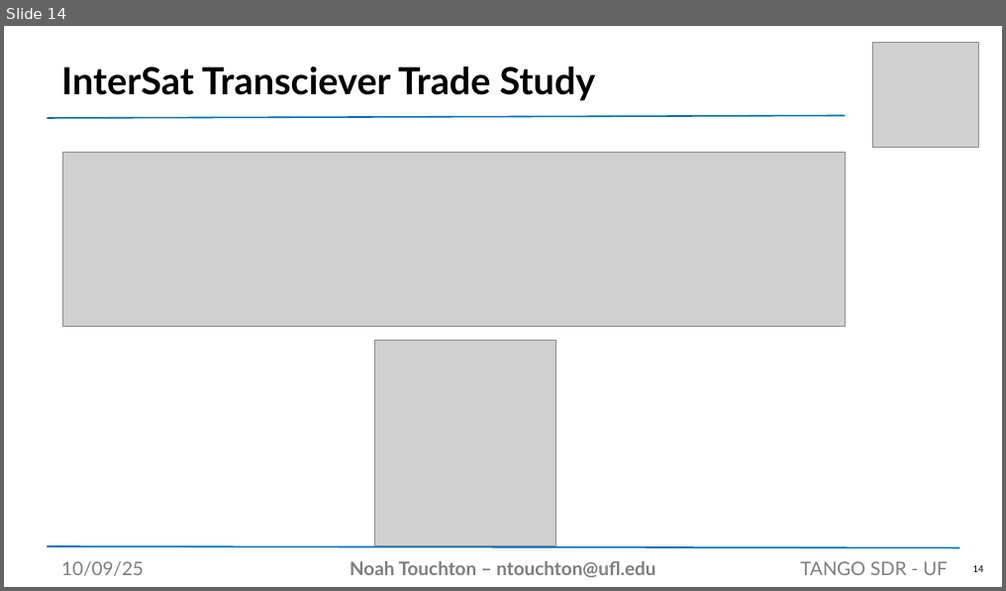
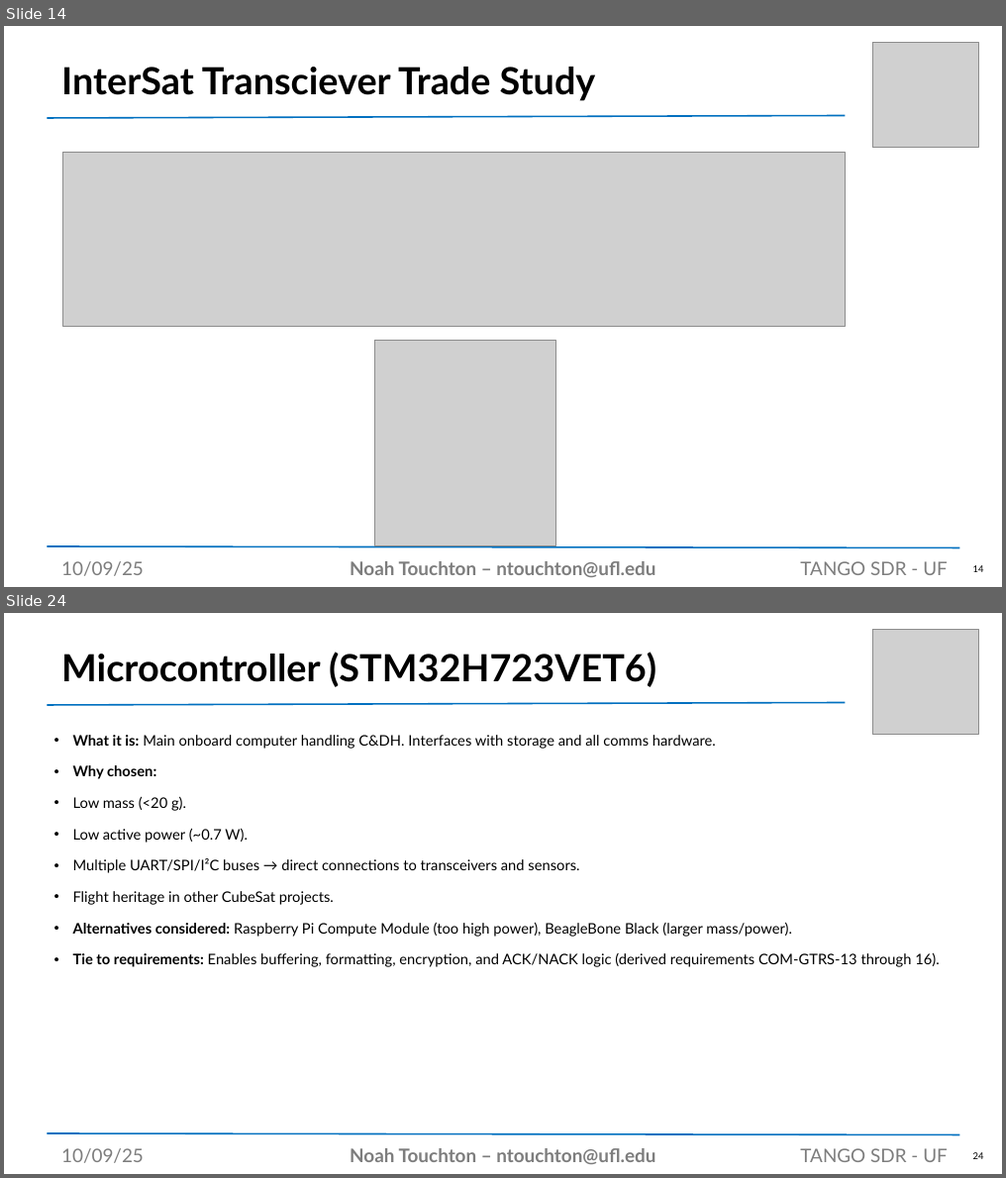
Before and after one commit to noahtouchton/School, a slide deck: Fall 2025/Aero Design 1/PowerPoint/SDR Presentation Template.pptx. Shown one above the other, each under a label of ours: slide 14 before the commit, slides 14 and 24 after it; the slides between them are not shown. The pictures are 1006x591 and 1006x1178 pixels, drawn with LibreOffice and Linux fonts; fonts in the diff are those of the drawing; grey boxes stand for pictures. Boxes give left, top, right and bottom in pixels: in the first picture for what was removed or moved away, otherwise in the second. Text is boxed around its words. In the diff, an @@ line names an element or a change of style, - is before the commit and + after.

```diff
--- a/Fall 2025/Aero Design 1/PowerPoint/SDR Presentation Template.pptx
+++ b/Fall 2025/Aero Design 1/PowerPoint/SDR Presentation Template.pptx
@@ slide 24 added at bbox=[4, 613, 1002, 1174], background #FFFFFF @@
@@ picture added at bbox=[872, 629, 979, 735] @@
@@ title added at bbox=[61, 652, 656, 687], 36 pt, text #000000, bold @@
+Microcontroller (STM32H723VET6)
@@ line added from (48, 705) to (846, 703), #0070C0 1.5 pt @@
@@ text added at bbox=[73, 735, 939, 967], 14 pt, text #000000 @@
+• What it is: Main onboard computer handling C&DH. Interfaces with storage and all comms hardware.
+• Why chosen:
+• Low mass (<20 g).
+• Low active power (~0.7 W).
+• Multiple UART/SPI/I²C buses → direct connections to transceivers and sensors.
+• Flight heritage in other CubeSat projects.
+• Alternatives considered: Raspberry Pi Compute Module (too high power), BeagleBone Black (larger mass/power).
+• Tie to requirements: Enables buffering, formatting, encryption, and ACK/NACK logic (derived requirements COM-GTRS-13 through 16).
@@ line added from (48, 1134) to (960, 1136), #0070C0 1.5 pt @@
@@ text added at bbox=[61, 1149, 144, 1163], 18 pt, text #7D7D7D @@
+10/09/25
@@ text added at bbox=[350, 1149, 655, 1164], 18 pt, text #7D7D7D, bold @@
+Noah Touchton – ntouchton@ufl.edu
@@ text added at bbox=[800, 1149, 947, 1162], 18 pt, text #7D7D7D @@
+TANGO SDR - UF
@@ page number added at bbox=[973, 1153, 984, 1159], 9 pt, text #000000 @@
+24
```
Also in this commit, not shown: 6 slides changed, 18 other slides added, 2 slides removed, 5 other files.
